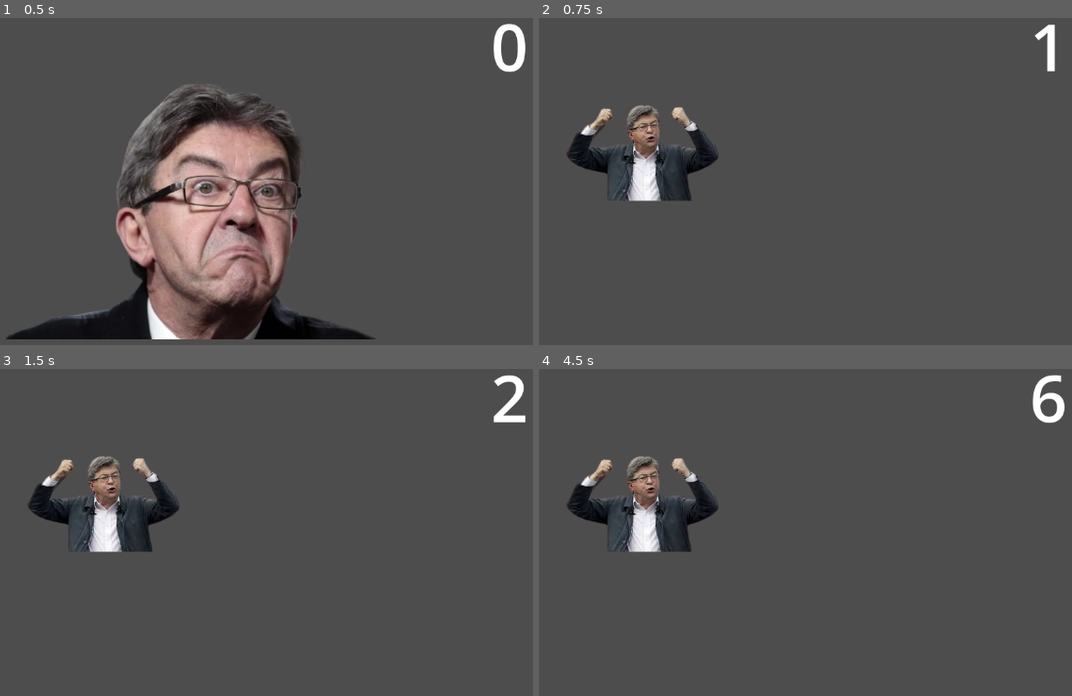
Above: before the commit, frames 1-4 (two rows, left to right).
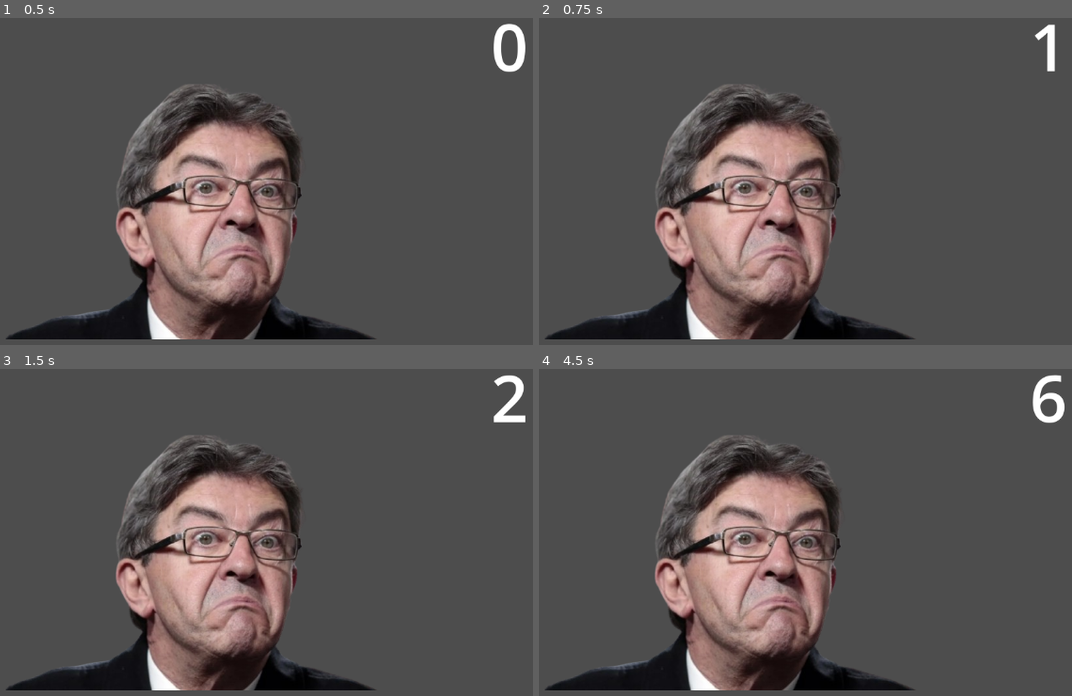
Above: after the commit, the same moments.

Repository: Konoaru384/Meluch-Clicker
Game: Godot game, scene res://node_2d.tscn
Same seed, same stepped clock (60 frames per second), same inputs: the game is played once before the commit and once after it.
Inputs (mouse positions are in pixels of both pictures, inside the frame that each line leads up to):
- Up to frame 1 (0.5 s): no input
- Up to frame 2 (0.75 s): click (816, 230) at 0.5 s
- Up to frame 3 (1.5 s): click (277, 581) at 1.25 s
- Up to frame 4 (4.5 s): click (816, 581) at 2 s; tap Enter at 2.75, 4.25 s; tap Space at 3.5 s

Frame 1 is identical in both runs. In frame 2, 25% of the frame differs, in the area x 1-71%, y 20-99%; in frame 3, 25%; in frame 4, 25%.

Commit message:
Add files via upload

Diff:
--- a/script/label.gd
+++ b/script/label.gd
@@ -10,11 +10,10 @@
 	text = str(Melenchonadd)
 	print("Melenchon cliquée", Melenchonadd)
 
-	var chooseMelenchon = ceil(randf_range(0, 2))
-	print (chooseMelenchon)
-	if chooseMelenchon == 1:
-		buttontexture.texture_normal = load("res://texture/melenchon/Melenchonid1.png")
-	elif chooseMelenchon == 2:
-		buttontexture.texture_normal = load("res://texture/melenchon/Melenchonid2.png")
-	else:
-		print("tes con !? ho lis le code idiot")
+	var Melenchonchoose = ["Melenchonid1.png", "Melenchonid2.png"]
+	var probabilities = [0.5, 4];
+
+	var Melenchonchoosefix = Melenchonchoose.pick_random()
+	var random = RandomNumberGenerator.new()
+	print(Melenchonchoose[random.rand_weighted(probabilities)])
+	buttontexture.texture_normal = load("res://texture/melenchon/" +Melenchonchoosefix)
Binary file added: texture/melenchon/loading.png
Not shown, added: texture/melenchon/loading.png.import
